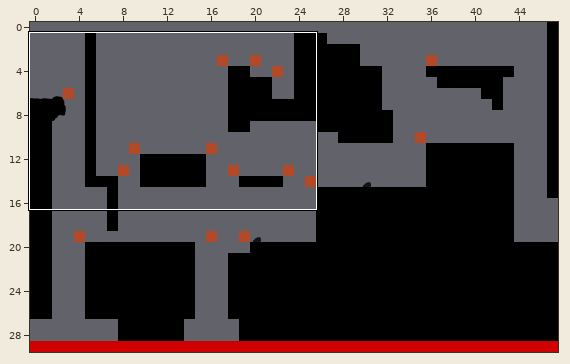
An edit to a level. Tiled map (JSON), maps/level_02.json. Above, an overview of the earlier version with the close-up marked.
Close-up. Before:
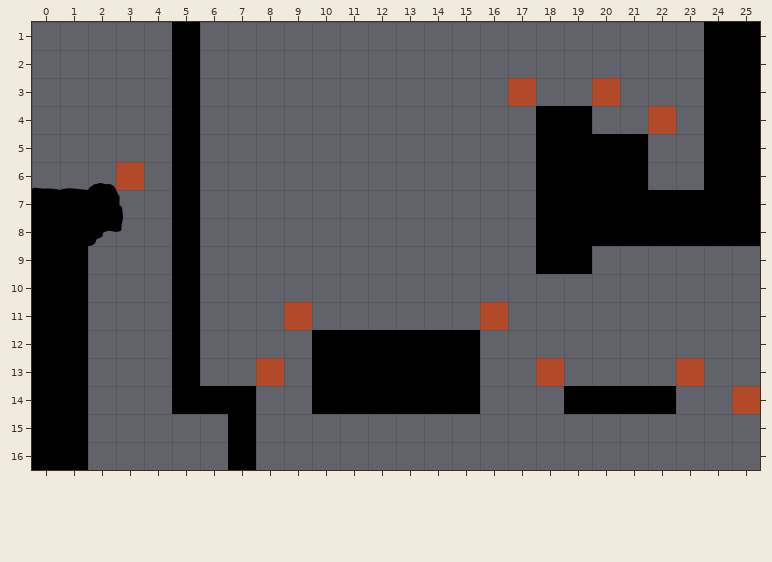
Cells are 64x64 px. Shown: x 0..25, y 1..16. The commit also changed other parts of the map, which this record leaves out.
Once edited:
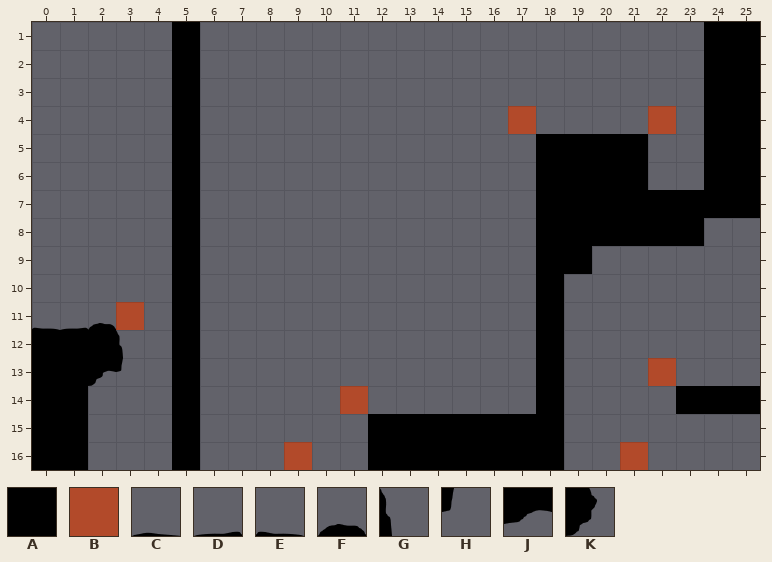
Key: from "tileset": A 78, B 81, C 162, D 197, E 197 flipped left-right, F 201, G 273 flipped left-right, H 311 flipped left-right, J 312 flipped left-right, K 352 turned 270.
_ is an empty cell.
Diff:
{"where": "layer \"layer_limits\""}
{"y":3,"x":17,"old":"B","new":"_"}
{"y":3,"x":20,"old":"B","new":"_"}
{"y":4,"x":17,"old":"_","new":"B"}
{"y":6,"x":3,"old":"B","new":"_"}
{"y":11,"x":3,"old":"_","new":"B"}
{"y":11,"x":9,"old":"B","new":"_"}
{"y":11,"x":16,"old":"B","new":"_"}
{"y":13,"x":8,"old":"B","new":"_"}
{"y":13,"x":22,"old":"_B","new":"B_"}
{"y":14,"x":11,"old":"_","new":"B"}
{"y":14,"x":25,"old":"B","new":"_"}
{"y":16,"x":9,"old":"_","new":"B"}
{"y":16,"x":21,"old":"_","new":"B"}
{"where": "layer \"layer_platforms\""}
{"y":4,"x":18,"old":"AA","new":"__"}
{"y":7,"x":0,"old":"AAA","new":"___"}
{"y":8,"x":0,"old":"AA","new":"__"}
{"y":8,"x":24,"old":"AA","new":"__"}
{"y":9,"x":0,"old":"AA","new":"__"}
{"y":10,"x":0,"old":"AA","new":"__"}
{"y":10,"x":18,"old":"_","new":"A"}
{"y":11,"x":0,"old":"AA","new":"__"}
{"y":11,"x":18,"old":"_","new":"A"}
{"y":12,"x":2,"old":"_","new":"A"}
{"y":12,"x":10,"old":"AAAAAA","new":"______"}
{"y":12,"x":18,"old":"_","new":"A"}
{"y":13,"x":10,"old":"AAAAAA","new":"______"}
{"y":13,"x":18,"old":"_","new":"A"}
{"y":14,"x":6,"old":"AA","new":"__"}
{"y":14,"x":10,"old":"AAAAAA","new":"______"}
{"y":14,"x":18,"old":"_AAAA___","new":"A____AAA"}
{"y":15,"x":5,"old":"_","new":"A"}
{"y":15,"x":7,"old":"A","new":"_"}
{"y":15,"x":12,"old":"_______","new":"AAAAAAA"}
{"y":16,"x":5,"old":"_","new":"A"}
{"y":16,"x":7,"old":"A","new":"_"}
{"y":16,"x":12,"old":"_______","new":"AAAAAAA"}
{"where": "layer \"layer_decos1\""}
{"y":6,"x":0,"old":"ECF","new":"___"}
{"y":7,"x":3,"old":"G","new":"_"}
{"y":8,"x":2,"old":"JH","new":"__"}
{"y":11,"x":0,"old":"___","new":"EDF"}
{"y":12,"x":3,"old":"_","new":"G"}
{"y":13,"x":2,"old":"__","new":"JH"}
{"where": "layer \"layer_decos2\""}
{"y":8,"x":2,"old":"K","new":"_"}
{"y":13,"x":2,"old":"_","new":"K"}
